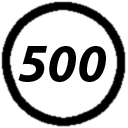
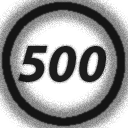
The second 128px x 128px image is a revision of the first. Changes to its layers:
"500": opacity 100% → 89% over (x1=18, y1=46, x2=106, y2=82)
"Layer 2": opacity 100% → 92% over (x1=1, y1=1, x2=126, y2=127)
